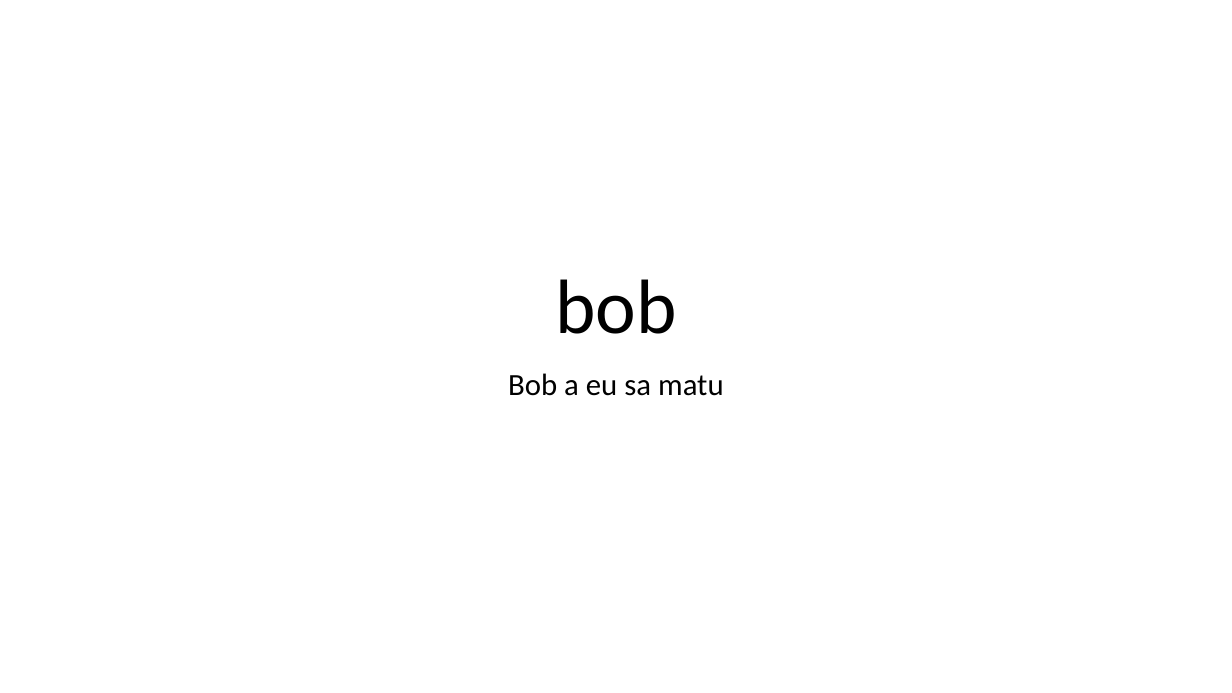
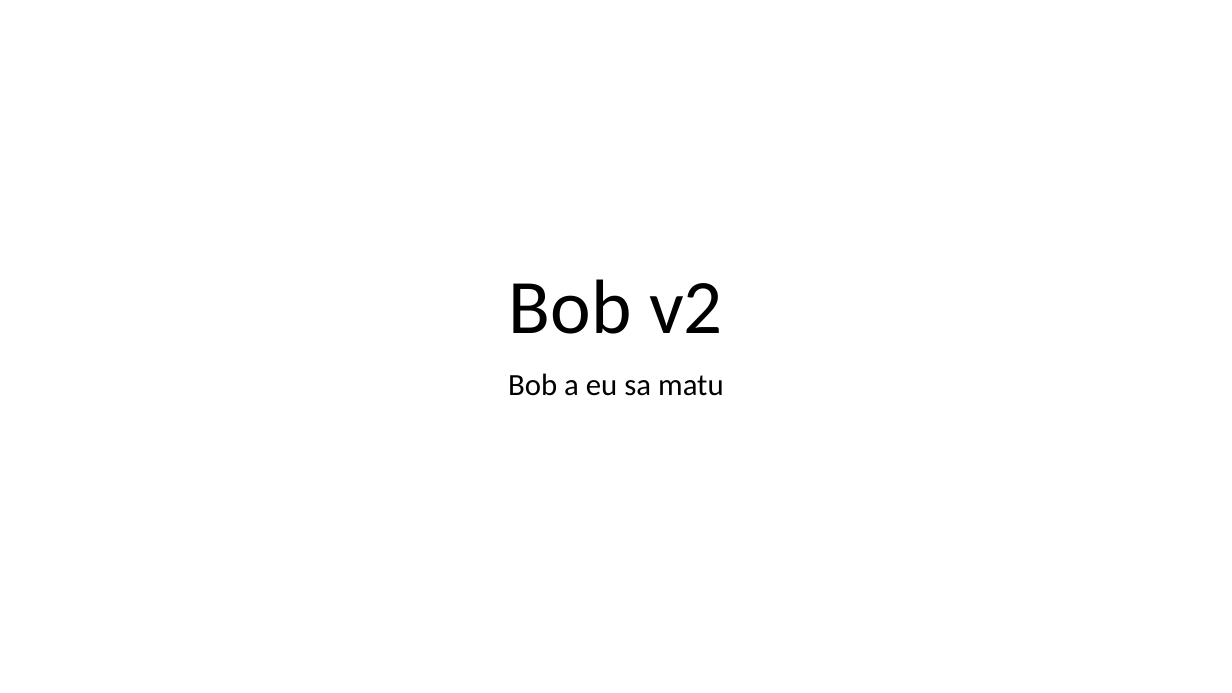
Before and after one commit to bybyv2/tmsp2, a slide deck: slide 1 of defense.pptx. Drawn at 1232x693 pixels with LibreOffice and Linux fonts; fonts in the diff are those of the drawing. Boxes give left, top, right and bottom in pixels: in the first picture for what was removed or moved away, otherwise in the second. Text is boxed around its words. In the diff, an @@ line names an element or a change of style, - is before the commit and + after.

Commit message:
v2

```diff
--- a/defense.pptx
+++ b/defense.pptx
@@ title at box(509, 279, 723, 334): text changed @@
-bob
+Bob v2
```
